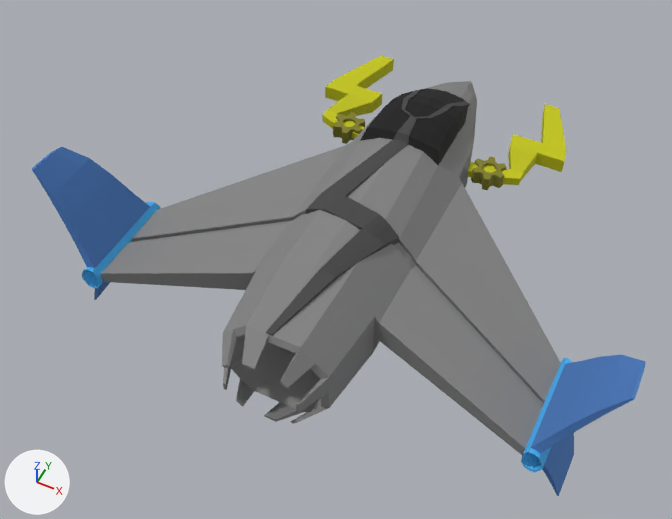
Two versions of the FBX model GameJam/Assets/Models/Nave/Nave 2.fbx, one commit apart.
Camera for both pictures: a 50 mm camera at (0.502, -0.877, 1.761) aimed at (-0.07, 0.266, 0.332). The lights are fixed; the arrows at lower left show +X, +Y and +Z. Where no turn or scale is listed for an object, it has been applied to the vertices.

The first picture shows 'Asa', 'Cabine', 'Detalhe', 'Detals', 'Engrenagem1_GeomAdjust', 'Garra', 'Nave'.
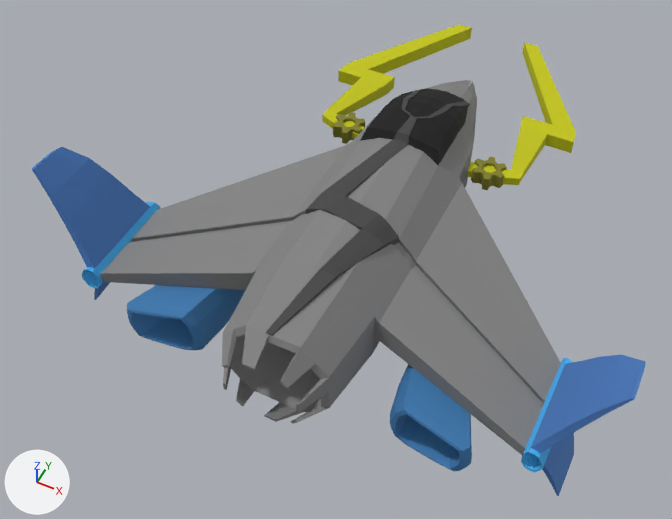
Changed parts and their boxes [x1, y1, x2, y2] in the pictures (672 x 519 px; the box of a moved part takes in the faces that stretch with it):
```json
{"object": "Propulsores", "change": "added", "after": [127, 285, 472, 471], "on screen": "blue"}
{"object": "Garra", "change": "reshaped", "before": [322, 56, 566, 185], "after": [322, 24, 576, 185], "on screen": "25% taller"}
{"part": 1, "of": "me_mesh_006", "change": "moved or reshaped", "before": [541, 104, 566, 150], "after": [522, 42, 576, 132]}
{"part": 2, "of": "me_mesh_006", "change": "moved or reshaped", "before": [508, 134, 566, 179], "after": [511, 116, 576, 178]}
{"part": 3, "of": "me_mesh_006", "change": "moved or reshaped", "before": [325, 79, 382, 116], "after": [327, 63, 395, 116]}
{"part": 4, "of": "me_mesh_006", "change": "moved or reshaped", "before": [336, 56, 394, 88], "after": [349, 24, 472, 74]}
```

The change, as JSON lines over the scene's bpy script:
```json
{"op": "add", "block": "mat_propulsor", "code": ["mat_propulsor = principled_material('Propulsor')", "mat_propulsor.base_color = (0.0431, 0.188, 0.427)  # blue #3b78af", "mat_propulsor.roughness = 0.859"]}
{"block": "me_mesh_006", "where": "me_mesh_006.from_pydata(...)  # 56 vertices, 50 faces; spans x -0.28..0.28, y -0.121..0.197, z -0.033..0.033"}
{"block": "me_mesh_006", "where": "# used by ob_garra; location = (0.0, 0.601, 0.448)"}
{"block": "me_mesh_006", "change": "me_mesh_006 part 1: all 4 vertices in x 0.184..0.217, y 0.197, z -0.033..-0.002 are moved by (-0.117, 0.201, 0.0)"}
{"block": "me_mesh_006", "change": "me_mesh_006 part 2: all 12 vertices in x 0.154..0.28, y 0.032..0.068, z -0.033..-0.001 are moved by (0.0, 0.067, 0.0)"}
{"block": "me_mesh_006", "change": "me_mesh_006 part 3: all 12 vertices in x -0.28..-0.154, y 0.032..0.068, z -0.033..-0.001 are moved by (0.0, 0.067, 0.0)"}
{"block": "me_mesh_006", "change": "me_mesh_006 part 4: all 4 vertices in x -0.217..-0.184, y 0.197, z -0.033..-0.002 are moved by (0.118, 0.201, 0.0)"}
{"op": "add", "block": "me_mesh_005_1", "code": ["me_mesh_005_1 = bpy.data.meshes.new('Mesh.005')", "me_mesh_005_1.from_pydata(...)  # 388 vertices, 384 faces; spans x -0.349..0.351, y -0.167..0.167, z -0.058..0.058", "me_mesh_005_1.materials.append(mat_propulsor)  # blue #3b78af"]}
{"op": "add", "block": "ob_propulsores", "code": ["ob_propulsores = bpy.data.objects.new('Propulsores', me_mesh_005_1)", "ob_propulsores.location = (0.0, 0.092, 0.371)"]}
```
